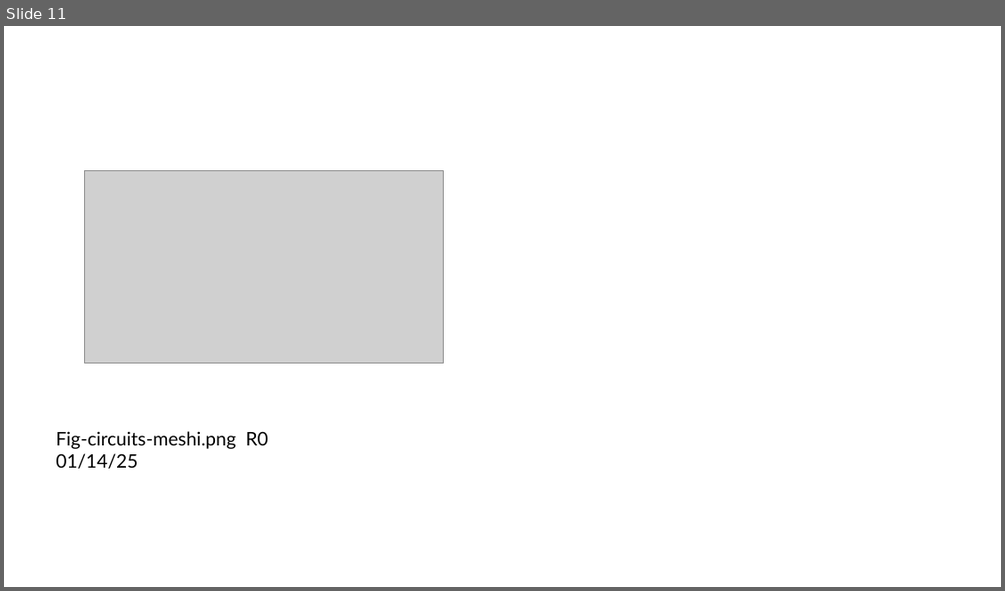
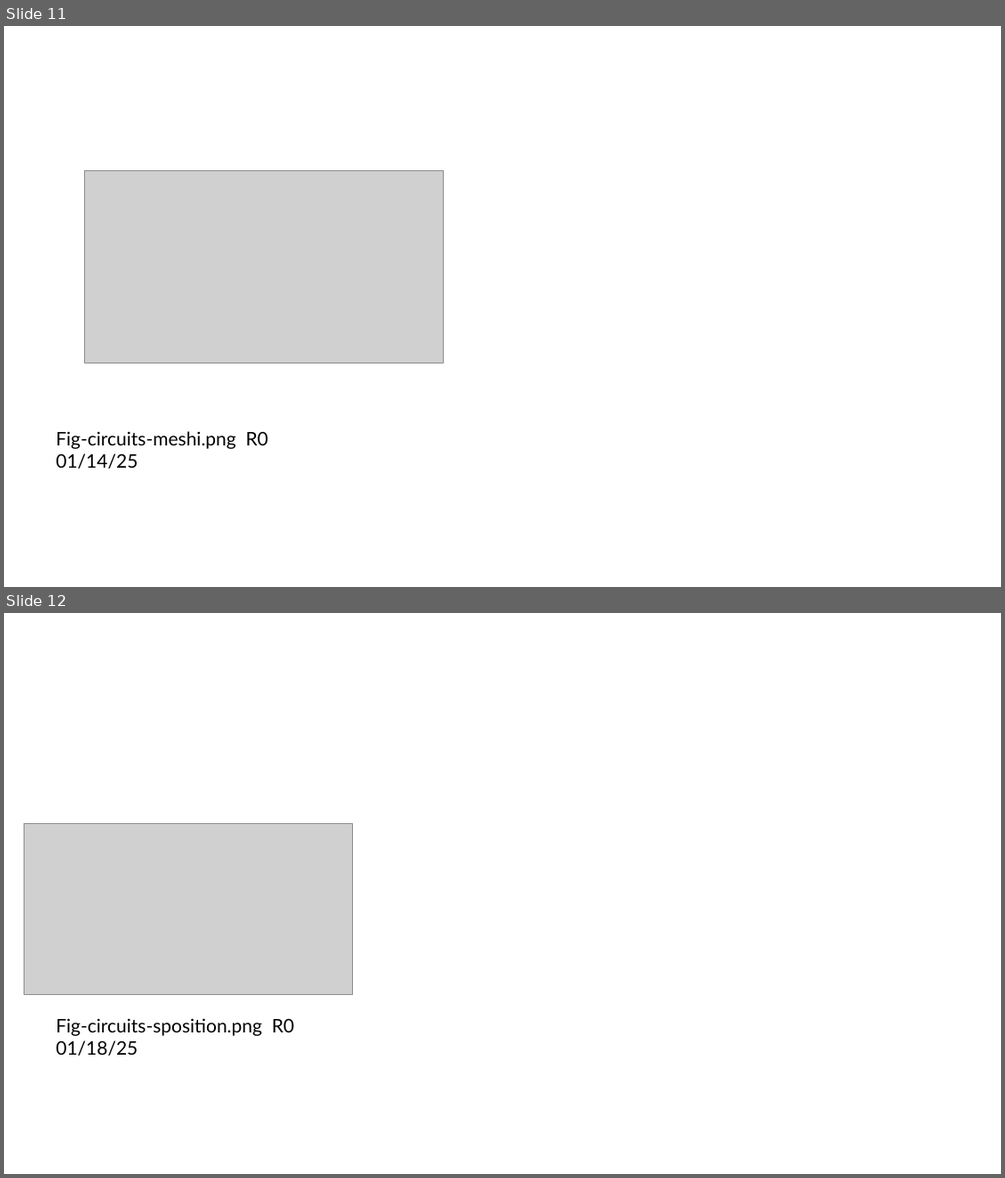
Before and after one commit to mixignal-press/ebook-ice1, a slide deck: figures/fig.pptx. Shown one above the other, each under a label of ours: slide 11 before the commit, slides 11 and 12 after it. The pictures are 1005x591 and 1005x1178 pixels, drawn with LibreOffice and Linux fonts; fonts in the diff are those of the drawing; grey boxes stand for pictures. Boxes give left, top, right and bottom in pixels: in the first picture for what was removed or moved away, otherwise in the second. Text is boxed around its words. In the diff, an @@ line names an element or a change of style, - is before the commit and + after.

```diff
--- a/figures/fig.pptx
+++ b/figures/fig.pptx
@@ slide 12 added at (4,613,1001,1174), background #FFFFFF @@
@@ picture added at (24,823,353,995) @@
@@ text added at (56,1018,294,1055), 18 pt, text #000000 @@
+Fig-circuits-sposition.png R0 01/18/25
```
Also in this commit, not shown: 4 other files.
